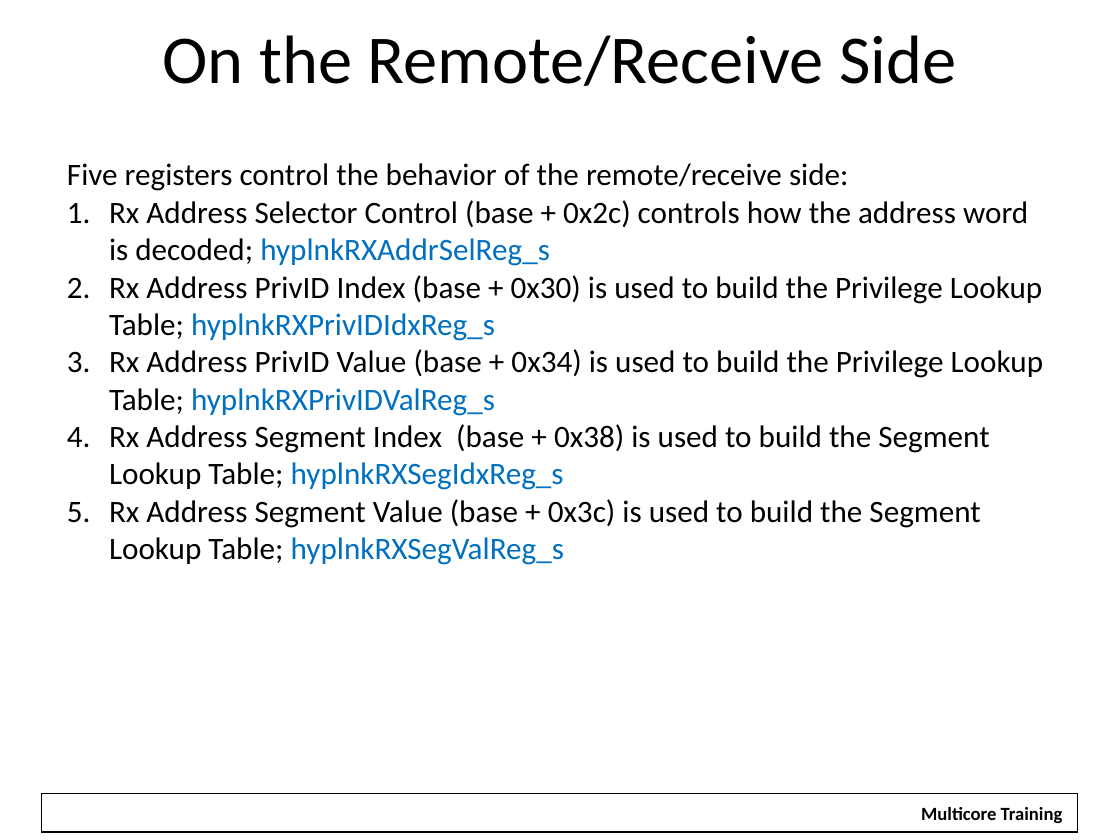
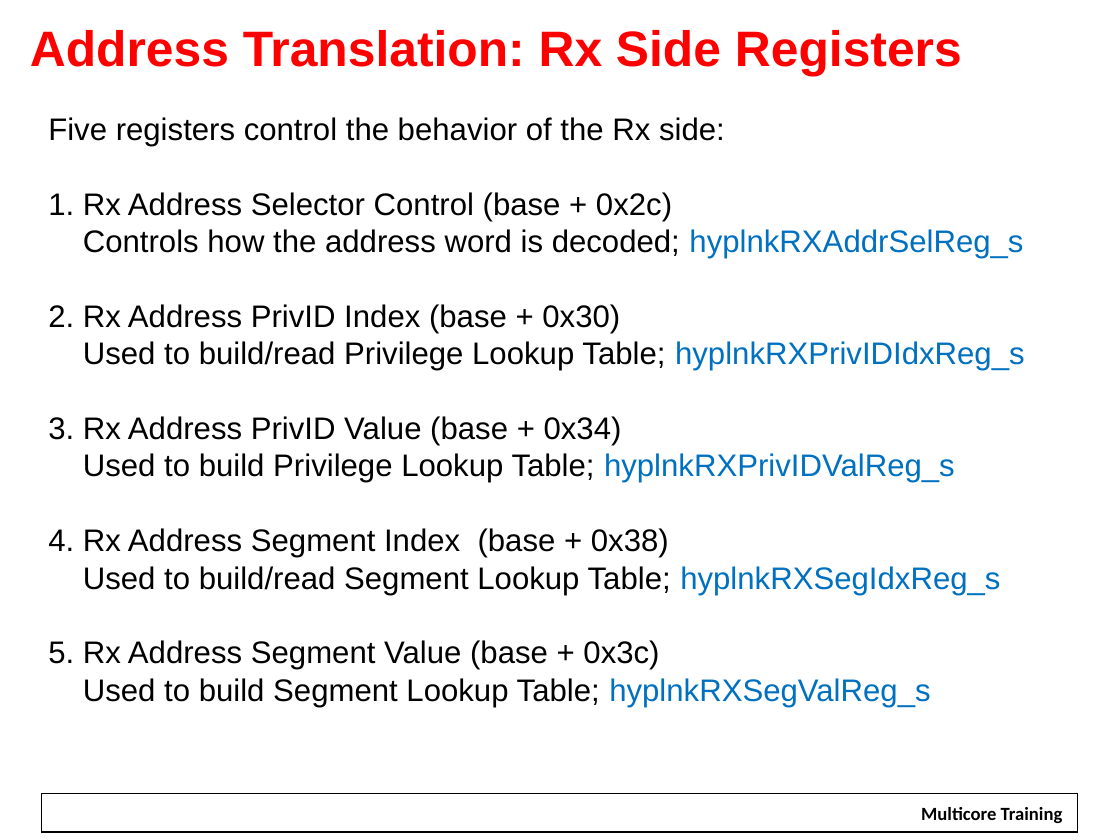
Before and after one commit to hari1989/keystone-workshop, a slide deck: slide 27 of slides/Intro to Hyperlink.pptx (slide 28 before the commit). Drawn at 1120x840 pixels with LibreOffice and Linux fonts; fonts in the diff are those of the drawing; background and template pictures are left out. Boxes give left, top, right and bottom in pixels: in the first picture for what was removed or moved away, otherwise in the second. Text is boxed around its words. In the diff, an @@ line names an element or a change of style, - is before the commit and + after.

```diff
--- a/slides/Intro to Hyperlink.pptx
+++ b/slides/Intro to Hyperlink.pptx
@@ text added at (30,30,962,77), 32 pt, text #FF0000, bold @@
+Address Translation: Rx Side Registers
@@ text removed at (163,35,956,86) @@
-On the Remote/Receive Side
@@ text at (48,117,1025,707): text changed; font Calibri to Arial @@
-Five registers control the behavior of the remote/receive side:
-1. Rx Address Selector Control (base + 0x2c) controls how the address word is decoded; hyplnkRXAddrSelReg_s
-2. Rx Address PrivID Index (base + 0x30) is used to build the Privilege Lookup Table; hyplnkRXPrivIDIdxReg_s
-3. Rx Address PrivID Value (base + 0x34) is used to build the Privilege Lookup Table; hyplnkRXPrivIDValReg_s
-4. Rx Address Segment Index (base + 0x38) is used to build the Segment Lookup Table; hyplnkRXSegIdxReg_s
-5. Rx Address Segment Value (base + 0x3c) is used to build the Segment Lookup Table; hyplnkRXSegValReg_s
+Five registers control the behavior of the Rx side:
+1. Rx Address Selector Control (base + 0x2c)
+Controls how the address word is decoded; hyplnkRXAddrSelReg_s
+2. Rx Address PrivID Index (base + 0x30)
+Used to build/read Privilege Lookup Table; hyplnkRXPrivIDIdxReg_s
+3. Rx Address PrivID Value (base + 0x34)
+Used to build Privilege Lookup Table; hyplnkRXPrivIDValReg_s
+4. Rx Address Segment Index (base + 0x38)
+Used to build/read Segment Lookup Table; hyplnkRXSegIdxReg_s
+5. Rx Address Segment Value (base + 0x3c)
+Used to build Segment Lookup Table; hyplnkRXSegValReg_s
```
Also in this commit, not shown: 23 other slides changed, 40 slides added, 23 slides removed, 1 other file.
